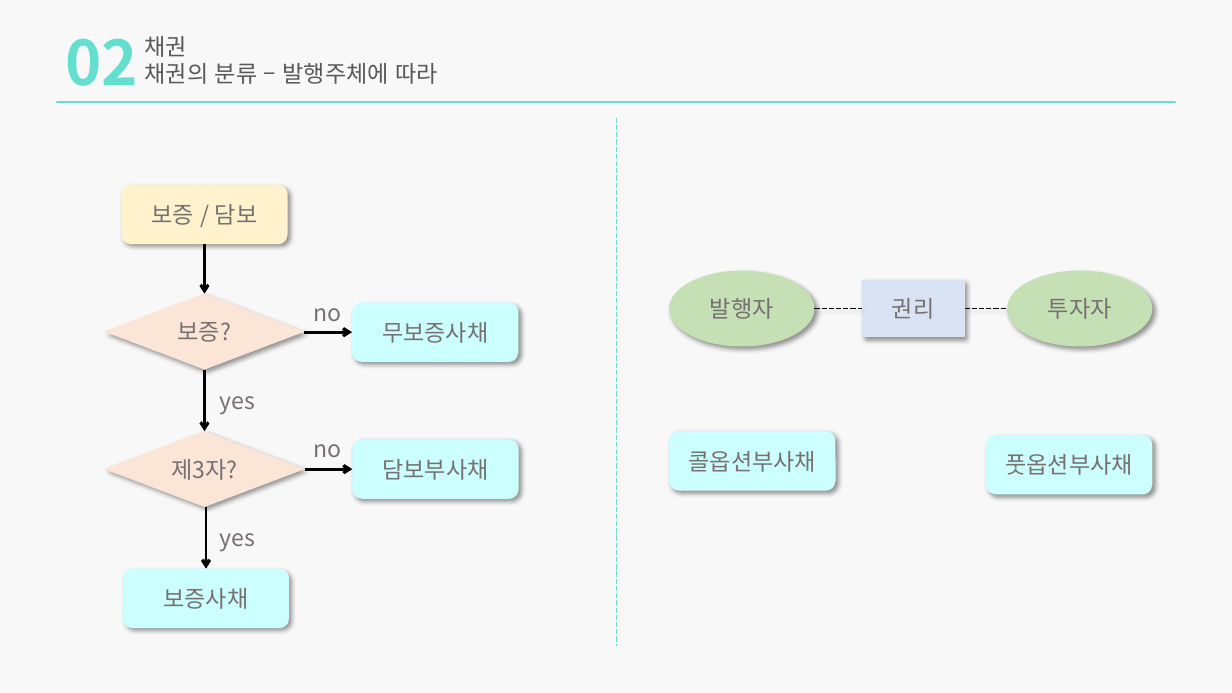
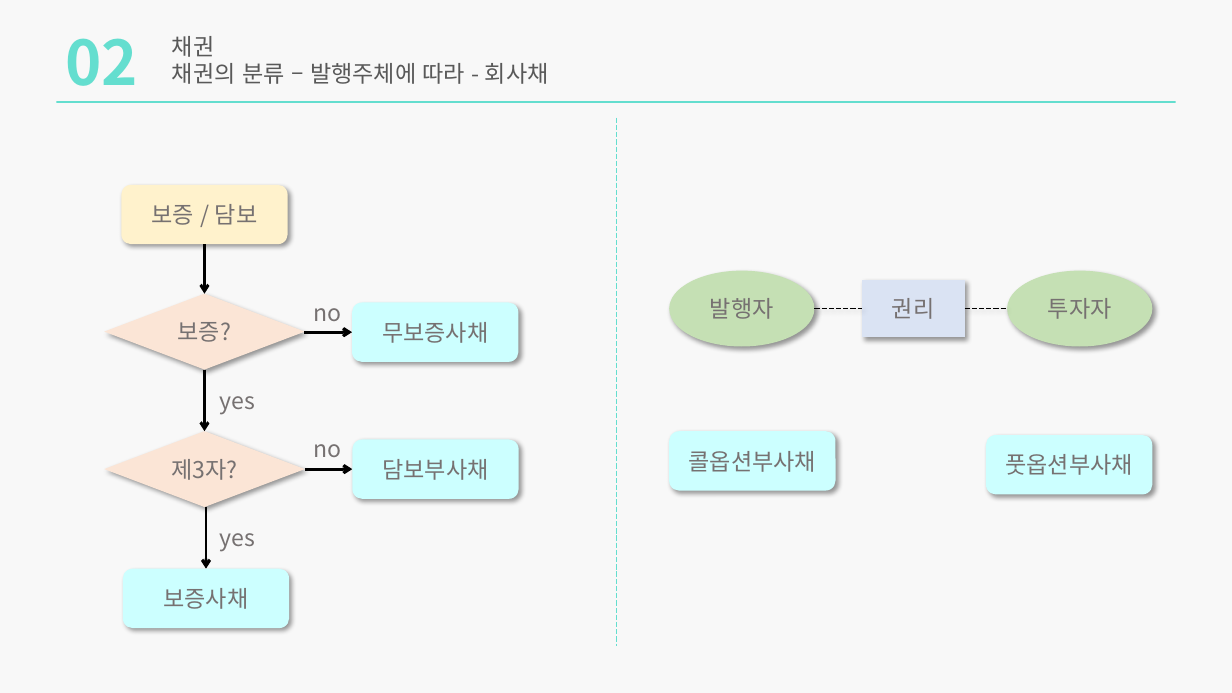
Before and after one commit to zndrke/Financial-Product, a slide deck: slide 10 of 금리채권/금리,채권,FRN.pptx. Drawn at 1232x693 pixels with LibreOffice and Linux fonts; fonts in the diff are those of the drawing. Boxes give left, top, right and bottom in pixels: in the first picture for what was removed or moved away, otherwise in the second. Text is boxed around its words. In the diff, an @@ line names an element or a change of style, - is before the commit and + after.

```diff
--- a/금리채권/금리,채권,FRN.pptx
+++ b/금리채권/금리,채권,FRN.pptx
@@ text "채권": place and size @@
-text "채권" at [145,36,438,84]
+text "채권" at [172,36,549,84]
@@ text at [172,63,549,84]: text changed @@
-채권의 분류 – 발행주체에 따라
+채권의 분류 – 발행주체에 따라 - 회사채
```
Also in this commit, not shown: 8 other slides changed, 4 slides added, 1 slide removed, 2 other files.
